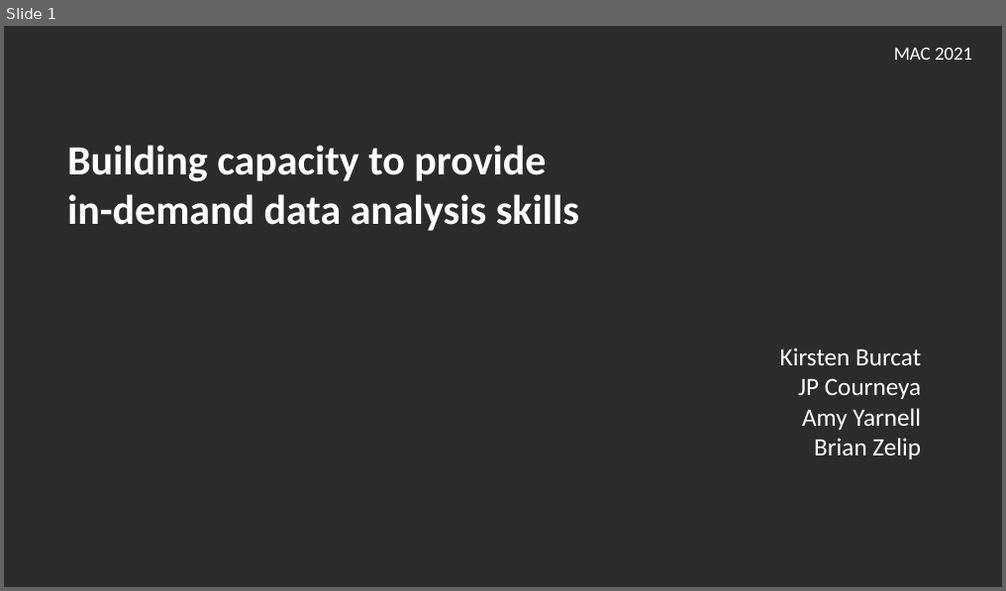
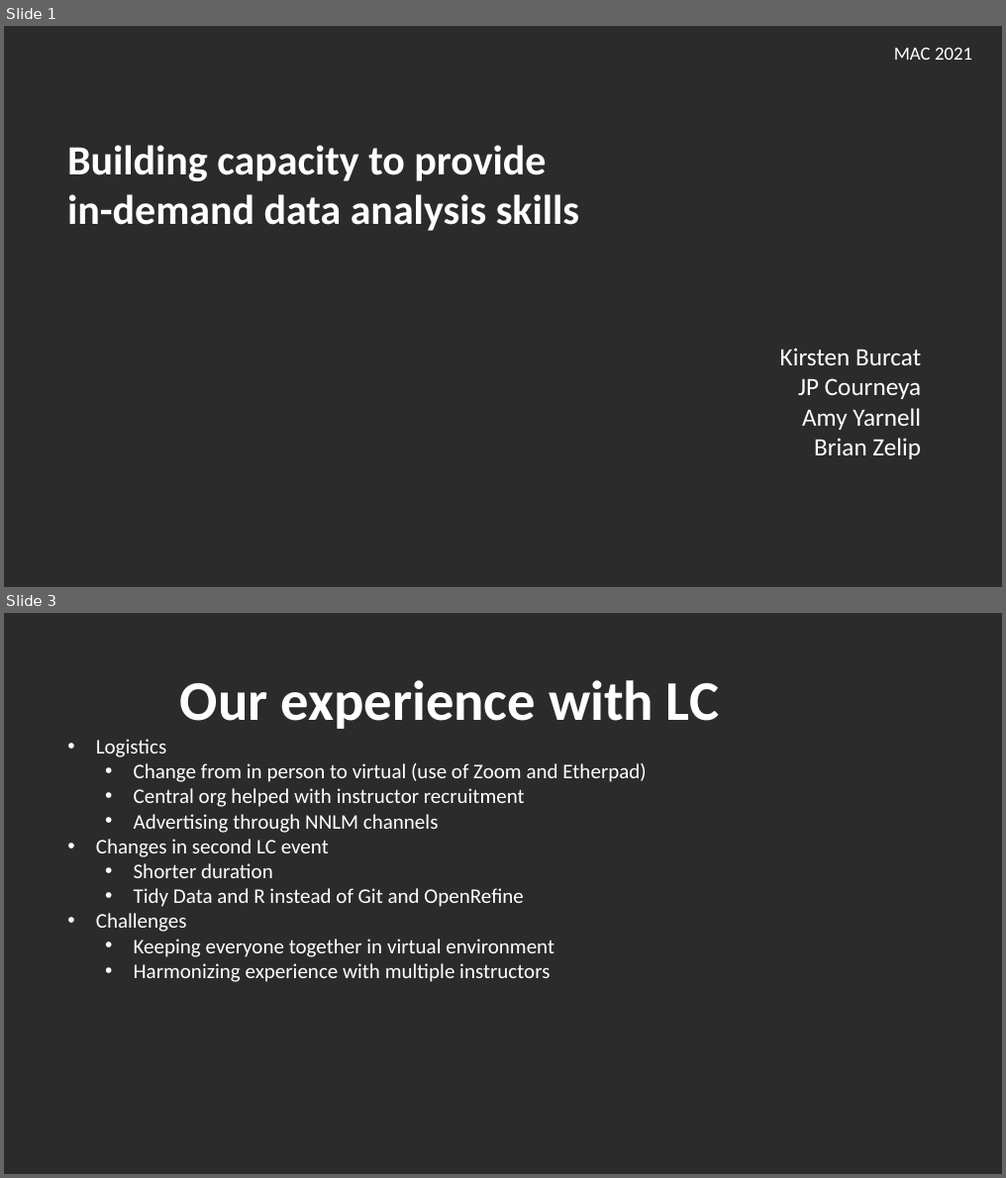
Before and after one commit to hshsl-training/library-carpentry-2021-11-03-04-NNLM-Region1-online, a slide deck: slides.pptx. Shown one above the other, each under a label of ours: slide 1 before the commit, slides 1 and 3 after it; the slides between them are not shown. The pictures are 1006x591 and 1006x1178 pixels, drawn with LibreOffice and Linux fonts; fonts in the diff are those of the drawing; background and template pictures are left out; a plain dark background stands for a picture behind light text. Boxes give left, top, right and bottom in pixels: in the first picture for what was removed or moved away, otherwise in the second. Text is boxed around its words. In the diff, an @@ line names an element or a change of style, - is before the commit and + after.

```diff
--- a/slides.pptx
+++ b/slides.pptx
@@ slide 3 added at bbox=[4, 613, 1002, 1174], background picture (left out) @@
@@ text added at bbox=[180, 680, 719, 729], 54 pt, text #FFFFFF, bold @@
+Our experience with LC
@@ text added at bbox=[96, 739, 646, 982], 20 pt, text #FFFFFF @@
+• Logistics
+  • Change from in person to virtual (use of Zoom and Etherpad)
+  • Central org helped with instructor recruitment
+  • Advertising through NNLM channels
+• Changes in second LC event
+  • Shorter duration
+  • Tidy Data and R instead of Git and OpenRefine
+• Challenges
+  • Keeping everyone together in virtual environment
+  • Harmonizing experience with multiple instructors
```
Also in this commit, not shown: 2 other slides added, 2 slides removed, 1 other file.
